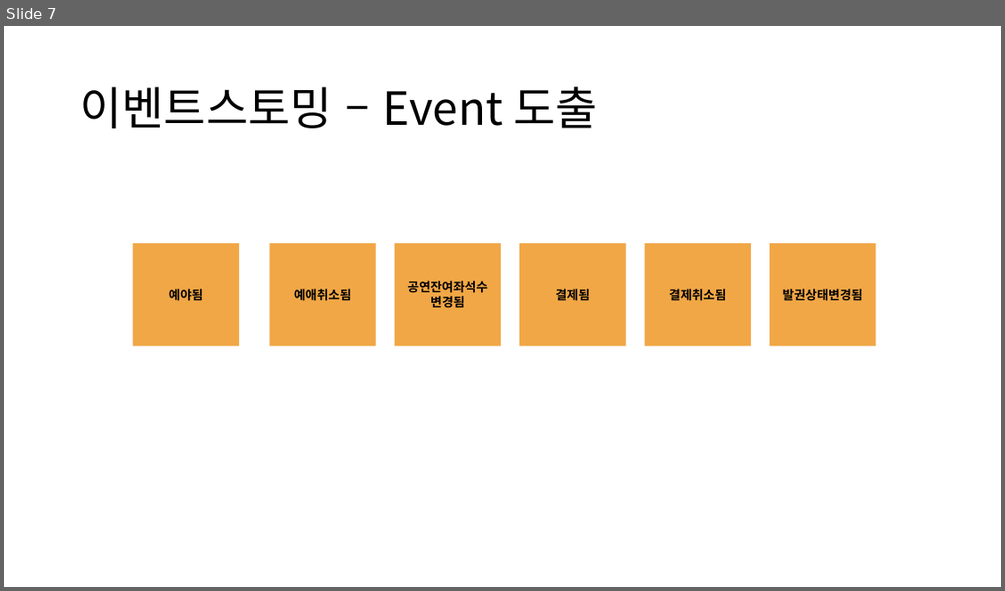
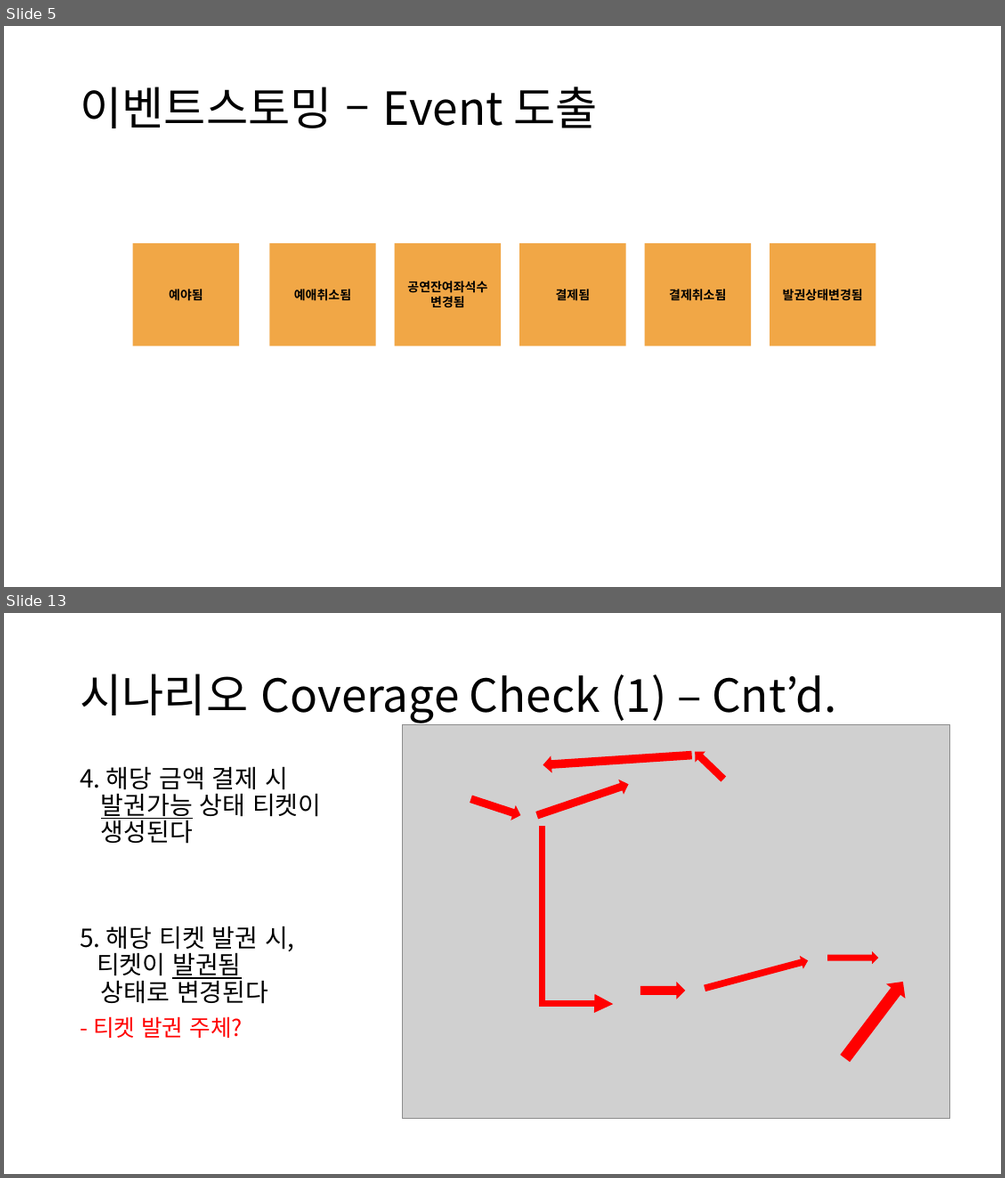
Before and after one commit to rudal13/teamBooking, a slide deck: 실무테스트 sheet.pptx. Shown one above the other, each under a label of ours: slide 7 before the commit, slides 5 and 13 after it; the slides between them are not shown. The pictures are 1005x591 and 1005x1178 pixels, drawn with LibreOffice and Linux fonts; fonts in the diff are those of the drawing; grey boxes stand for pictures. Boxes give left, top, right and bottom in pixels: in the first picture for what was removed or moved away, otherwise in the second. Text is boxed around its words. In the diff, an @@ line names an element or a change of style, - is before the commit and + after.

```diff
--- a/실무테스트 sheet.pptx
+++ b/실무테스트 sheet.pptx
@@ slide 13 added at [4,613,1001,1174], background #FFFFFF @@
@@ title added at [80,674,836,723], 44 pt, text #000000 @@
+시나리오 Coverage Check (1) – Cnt’d.
@@ picture added at [403,724,950,1118] @@
@@ text added at [80,766,321,1038], 24 pt, text #000000 @@
+4. 해당 금액 결제 시
+발권가능 상태 티켓이
+생성된다
+5. 해당 티켓 발권 시,
+티켓이 발권됨
+상태로 변경된다
+- 티켓 발권 주체?
@@ right arrow added at [542,747,693,773], fill #FF0000 @@
@@ right arrow added at [690,747,729,785], fill #FF0000 @@
@@ right arrow added at [469,791,524,823], fill #FF0000 @@
@@ right arrow added at [534,777,631,822], fill #FF0000 @@
@@ elbow arrow added from (542, 826) to (614, 1004), #FF0000 6 pt @@
@@ right arrow added at [704,954,810,995], fill #FF0000 @@
@@ right arrow added at [827,951,878,964], fill #FF0000 @@
@@ right arrow added at [640,981,685,999], fill #FF0000 @@
@@ right arrow added at [835,974,913,1065], fill #FF0000 @@
@@ what was slide 7 is now slide 5 @@
```
Also in this commit, not shown: 7 slides changed, 6 other slides added, 16 slides removed.
